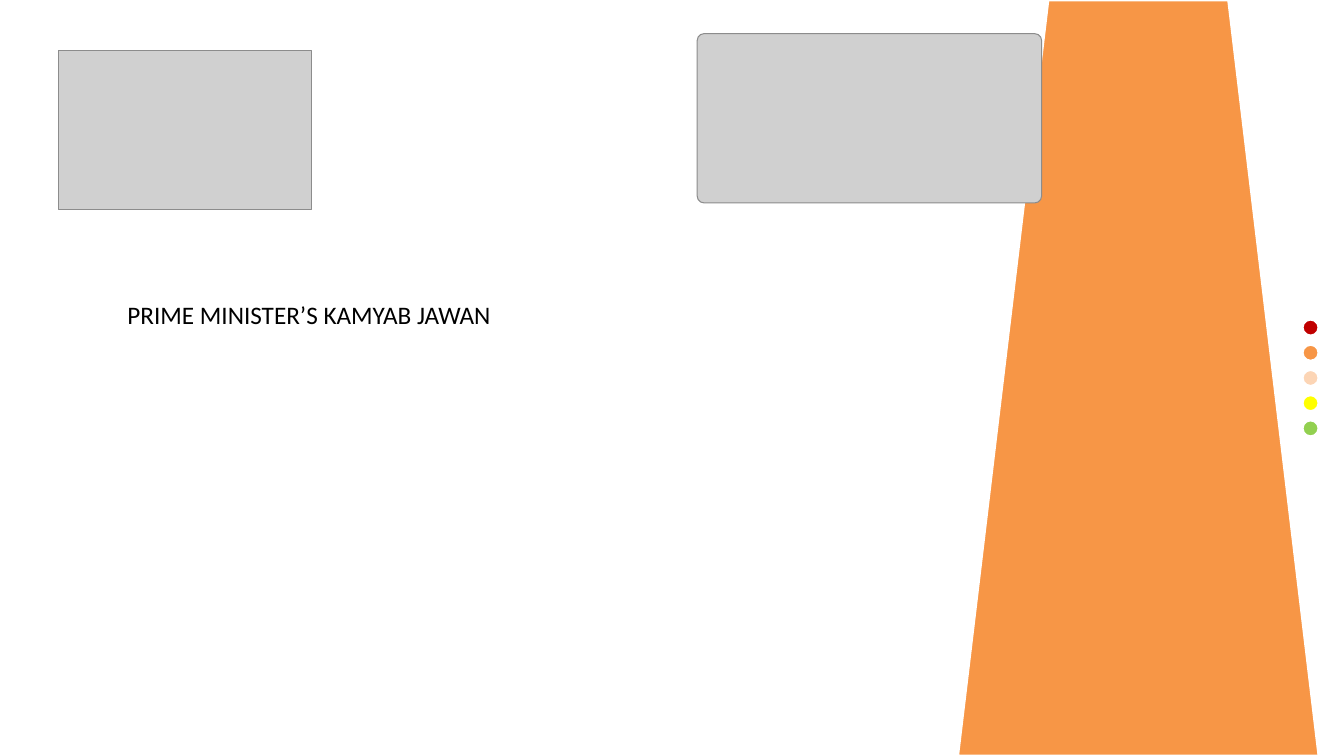
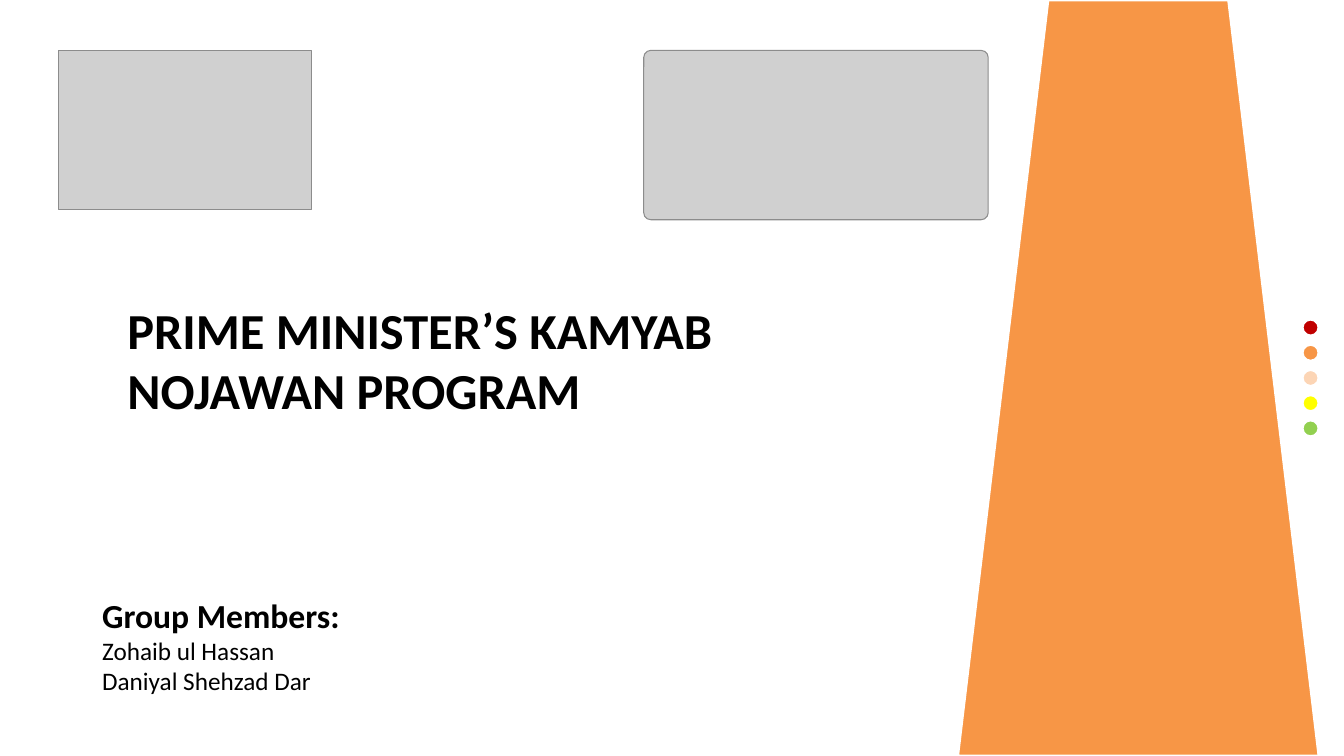
Before and after one commit to zohaibulhassan/Speed-Typing-App-Using-Python-Gui, a slide deck: slide 2 of Presentation.pptx. Drawn at 1344x756 pixels with LibreOffice and Linux fonts; fonts in the diff are those of the drawing; grey boxes stand for pictures. Boxes give left, top, right and bottom in pixels: in the first picture for what was removed or moved away, otherwise in the second. Text is boxed around its words. In the diff, an @@ line names an element or a change of style, - is before the commit and + after.

```diff
--- a/Presentation.pptx
+++ b/Presentation.pptx
@@ picture: place and size @@
-picture at (697, 33, 1042, 203)
+picture at (643, 50, 988, 220)
@@ text at (127, 312, 712, 410): text changed; size 18 to 36 pt; bold on @@
-PRIME MINISTER’S KAMYAB JAWAN
+PRIME MINISTER’S KAMYAB NOJAWAN PROGRAM
@@ text added at (102, 604, 340, 694), 18 pt, text #000000 @@
+Group Members:
+Zohaib ul Hassan
+Daniyal Shehzad Dar
```
Also in this commit, not shown: 2 other slides changed, 4 slides added, 3 slides removed.
